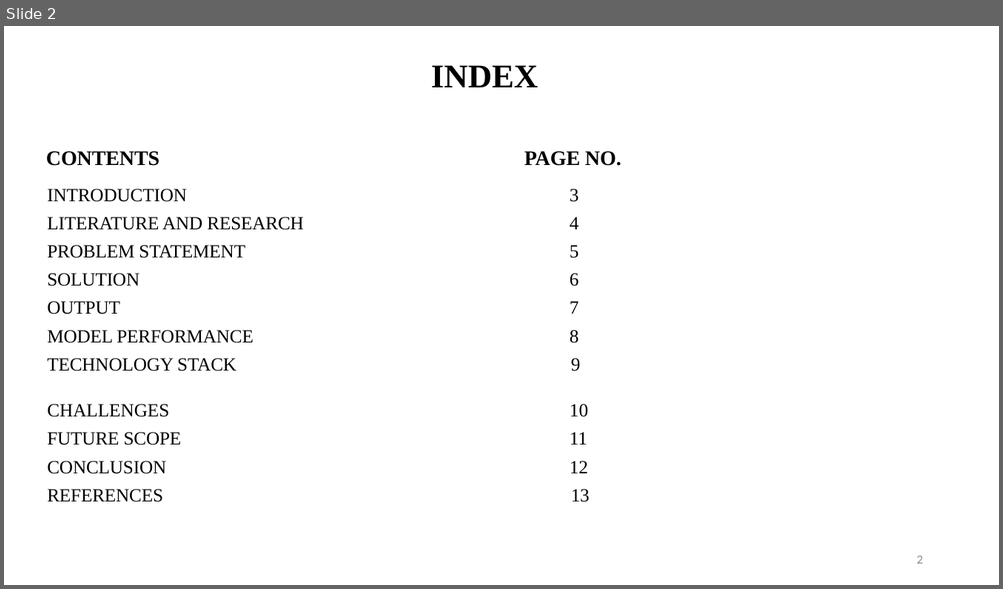
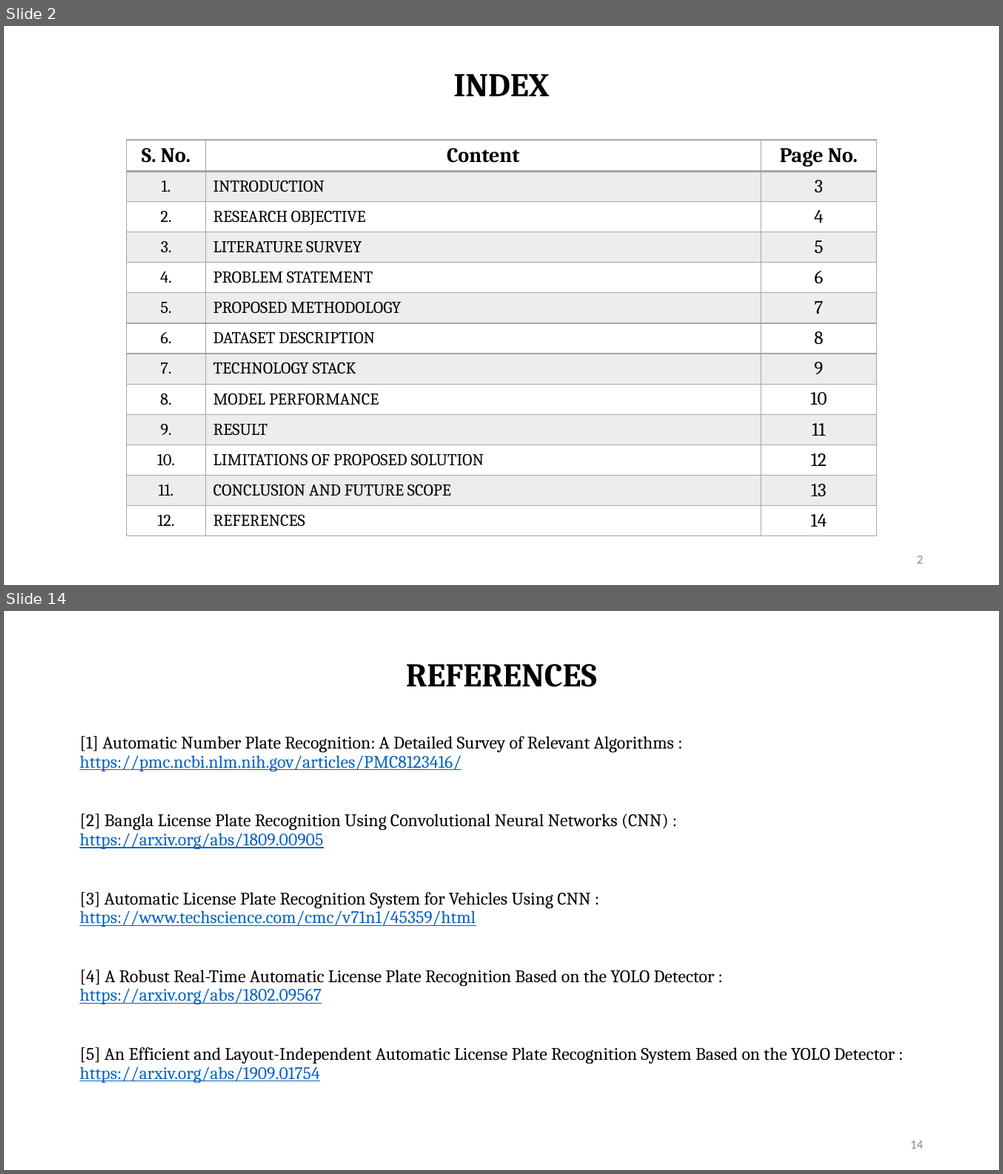
Before and after one commit to aryann-21/ALPR, a slide deck: MAJOR_PPT.pptx. Shown one above the other, each under a label of ours: slide 2 before the commit, slides 2 and 14 after it; the slides between them are not shown. The pictures are 1003x589 and 1003x1174 pixels, drawn with LibreOffice and Linux fonts; fonts in the diff are those of the drawing. Boxes give left, top, right and bottom in pixels: in the first picture for what was removed or moved away, otherwise in the second. Text is boxed around its words. In the diff, an @@ line names an element or a change of style, - is before the commit and + after.

Commit message:
got performance metrics

```diff
--- a/MAJOR_PPT.pptx
+++ b/MAJOR_PPT.pptx
@@ slide 14 added at [4,611,999,1170], background #FFFFFF @@
@@ title added at [406,664,597,687], 32 pt, text #000000, bold @@
+REFERENCES
@@ text added at [79,736,894,1083], 17 pt, text #000000 @@
+[1] Automatic Number Plate Recognition: A Detailed Survey of Relevant Algorithms :
+https://pmc.ncbi.nlm.nih.gov/articles/PMC8123416/
+[2] Bangla License Plate Recognition Using Convolutional Neural Networks (CNN) :
+https://arxiv.org/abs/1809.00905
+[3] Automatic License Plate Recognition System for Vehicles Using CNN :
+https://www.techscience.com/cmc/v71n1/45359/html
+[4] A Robust Real-Time Automatic License Plate Recognition Based on the YOLO Detector :
+https://arxiv.org/abs/1802.09567
+[5] An Efficient and Layout-Independent Automatic License Plate Recognition System Based on the YOLO Detector :
+https://arxiv.org/abs/1909.01754
@@ page number added at [910,1141,922,1149], 12 pt, text #8C8C8C @@
+14
@@ slide 2 changed as well @@
@@ title "INDEX": place and size @@
-title "INDEX" at [431,65,538,87]
+title "INDEX" at [453,74,549,96]
@@ title "INDEX" at [453,74,549,96]: font Times New Roman to Cambria @@
@@ text removed at [46,151,621,503] @@
-CONTENTS PAGE NO.
-INTRODUCTION 3
-LITERATURE AND RESEARCH 4
-PROBLEM STATEMENT 5
-SOLUTION 6
-OUTPUT 7
-MODEL PERFORMANCE 8
-TECHNOLOGY STACK 9
-CHALLENGES 10
-FUTURE SCOPE 11
-CONCLUSION 12
-REFERENCES 13
@@ table added at [126,140,877,538], 13 rows, 3 columns @@
+S. No. | Content | Page No.
+1. | INTRODUCTION | 3
+2. | RESEARCH OBJECTIVE | 4
+3. | LITERATURE SURVEY | 5
+4. | PROBLEM STATEMENT | 6
+5. | PROPOSED METHODOLOGY | 7
+6. | DATASET DESCRIPTION | 8
+7. | TECHNOLOGY STACK | 9
+8. | MODEL PERFORMANCE | 10
+9. | RESULT | 11
+10. | LIMITATIONS OF PROPOSED SOLUTION | 12
+11. | CONCLUSION AND FUTURE SCOPE | 13
+12. | REFERENCES | 14
```
Also in this commit, not shown: 3 other slides changed, 9 other slides added, 9 slides removed, 1 other file.
